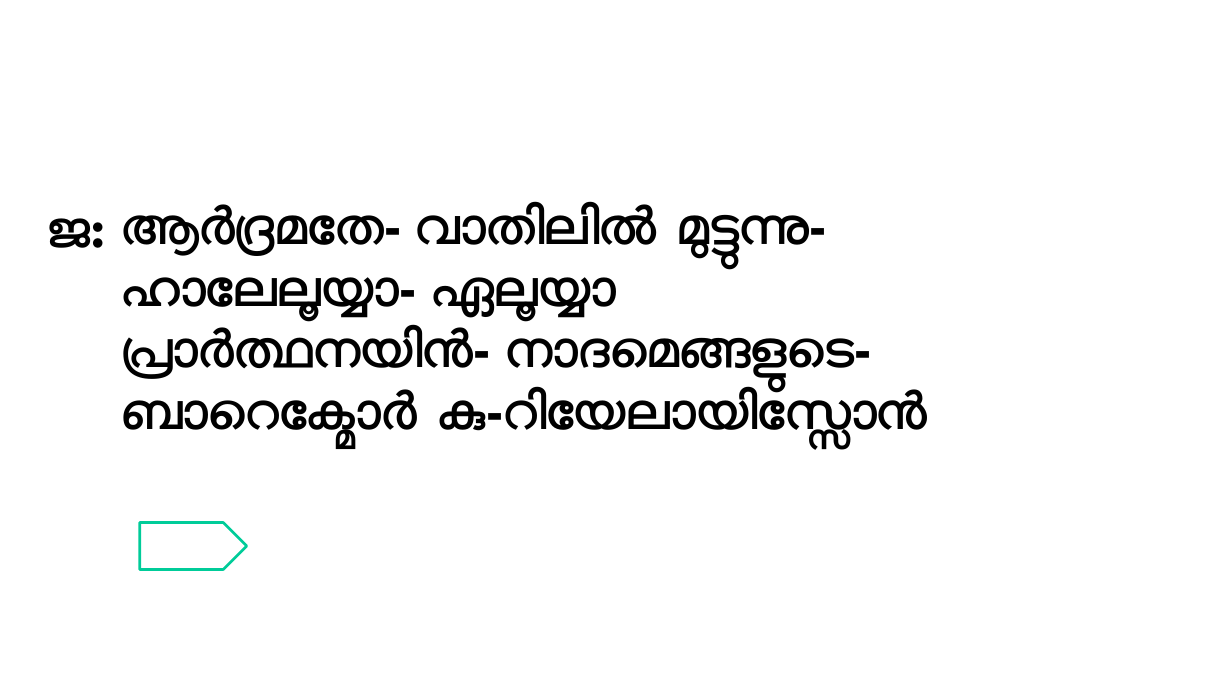
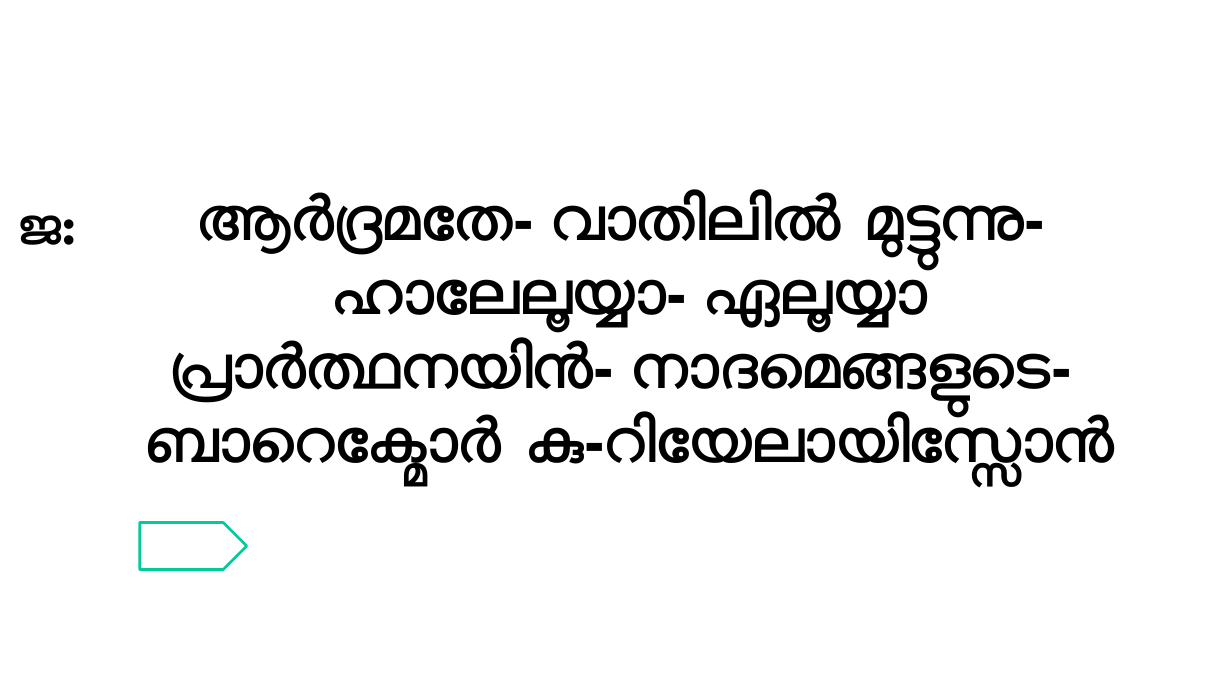
Before and after one commit to gijocode/Church_PPT_Utility, a slide deck: slide 104 of templates/malayalam_service_template.pptx. Drawn at 1232x693 pixels with LibreOffice and Linux fonts; fonts in the diff are those of the drawing. Boxes give left, top, right and bottom in pixels: in the first picture for what was removed or moved away, otherwise in the second. Text is boxed around its words. In the diff, an @@ line names an element or a change of style, - is before the commit and + after.

```diff
--- a/templates/malayalam_service_template.pptx
+++ b/templates/malayalam_service_template.pptx
@@ text "ആര്‍ദ്രമതേ- വാതിലില്‍ മുട്ടുന്നു-" moved from (x1=121, y1=205, x2=928, y2=443) to (x1=145, y1=192, x2=1114, y2=479) @@
@@ text "ആര്‍ദ്രമതേ- വാതിലില്‍ മുട്ടുന്നു-" at (x1=145, y1=192, x2=1114, y2=479): size 40 to 48 pt; alignment left to centre @@
@@ text "ജ:" moved from (x1=47, y1=218, x2=104, y2=248) to (x1=19, y1=215, x2=76, y2=245) @@
```
Also in this commit, not shown: 18 other slides changed, 1 other file.
